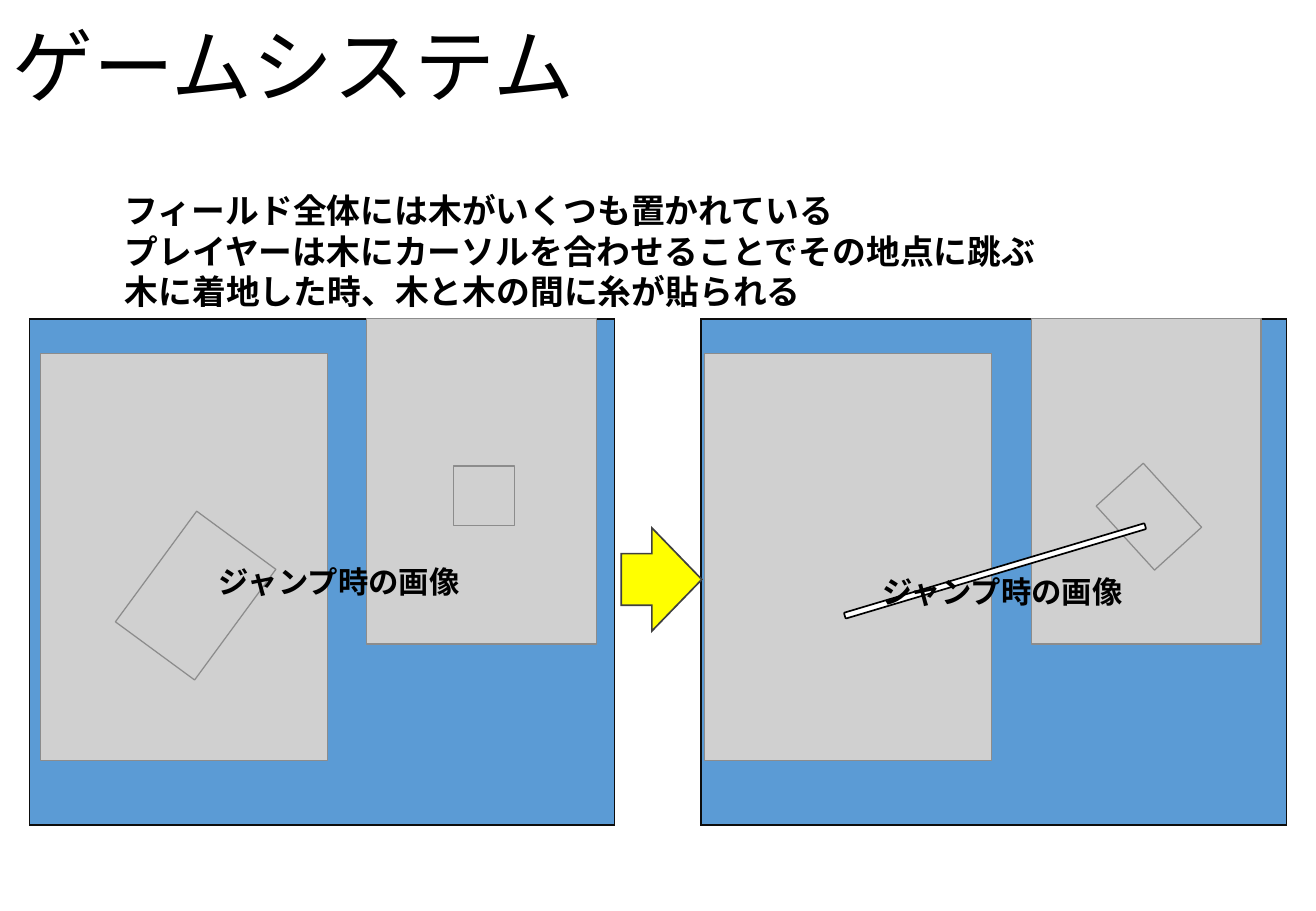
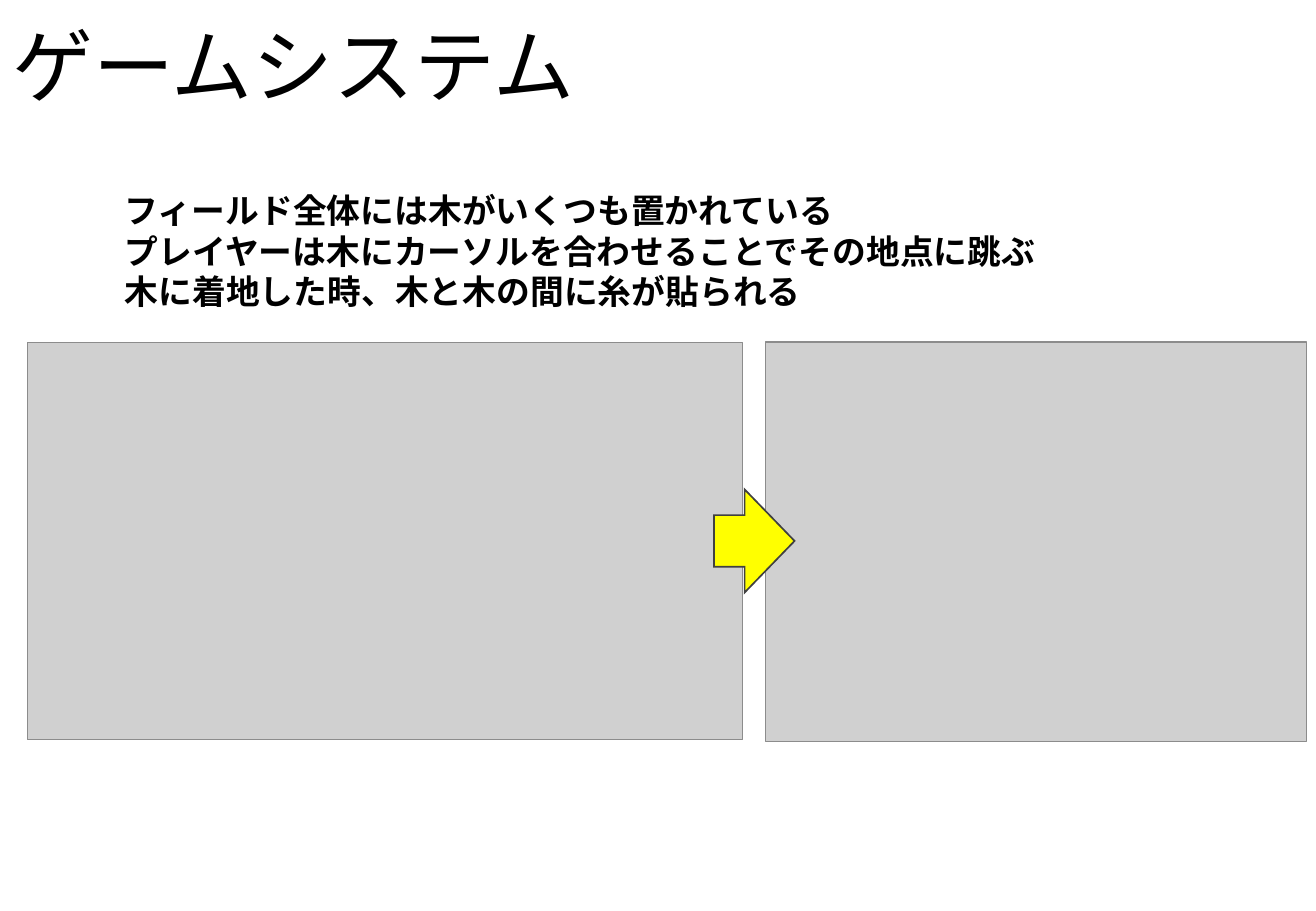
Before and after one commit to NHGC20172H02/PL, a slide deck: slide 5 of 企画や仕様(統合用)/String Territory(修正版).pptx. Drawn at 1316x911 pixels with LibreOffice and Linux fonts; fonts in the diff are those of the drawing; grey boxes stand for pictures; background and template pictures are left out. Boxes give left, top, right and bottom in pixels: in the first picture for what was removed or moved away, otherwise in the second. Text is boxed around its words. In the diff, an @@ line names an element or a change of style, - is before the commit and + after.

```diff
--- a/企画や仕様(統合用)/String Territory(修正版).pptx
+++ b/企画や仕様(統合用)/String Territory(修正版).pptx
@@ rounded rectangle removed at <box>29,318,615,825</box> @@
@@ picture removed at <box>367,318,597,644</box> @@
@@ rounded rectangle removed at <box>701,318,1287,825</box> @@
@@ picture removed at <box>1032,318,1261,644</box> @@
@@ picture added at <box>28,343,744,740</box> @@
@@ picture removed at <box>40,354,327,761</box> @@
@@ picture removed at <box>705,354,992,761</box> @@
@@ picture added at <box>766,343,1306,742</box> @@
@@ picture removed at <box>453,467,514,526</box> @@
@@ picture removed at <box>1097,463,1201,570</box> @@
@@ right arrow: place and size @@
-right arrow at <box>621,529,701,632</box>
+right arrow at <box>715,490,795,593</box>
@@ picture removed at <box>115,512,275,680</box> @@
@@ rounded rectangle removed at <box>844,523,1146,618</box> @@
@@ text removed at <box>219,562,460,601</box> @@
-ジャンプ時の画像
@@ text removed at <box>882,573,1123,612</box> @@
-ジャンプ時の画像
```
Also in this commit, not shown: 6 other slides changed, 8 other files.
